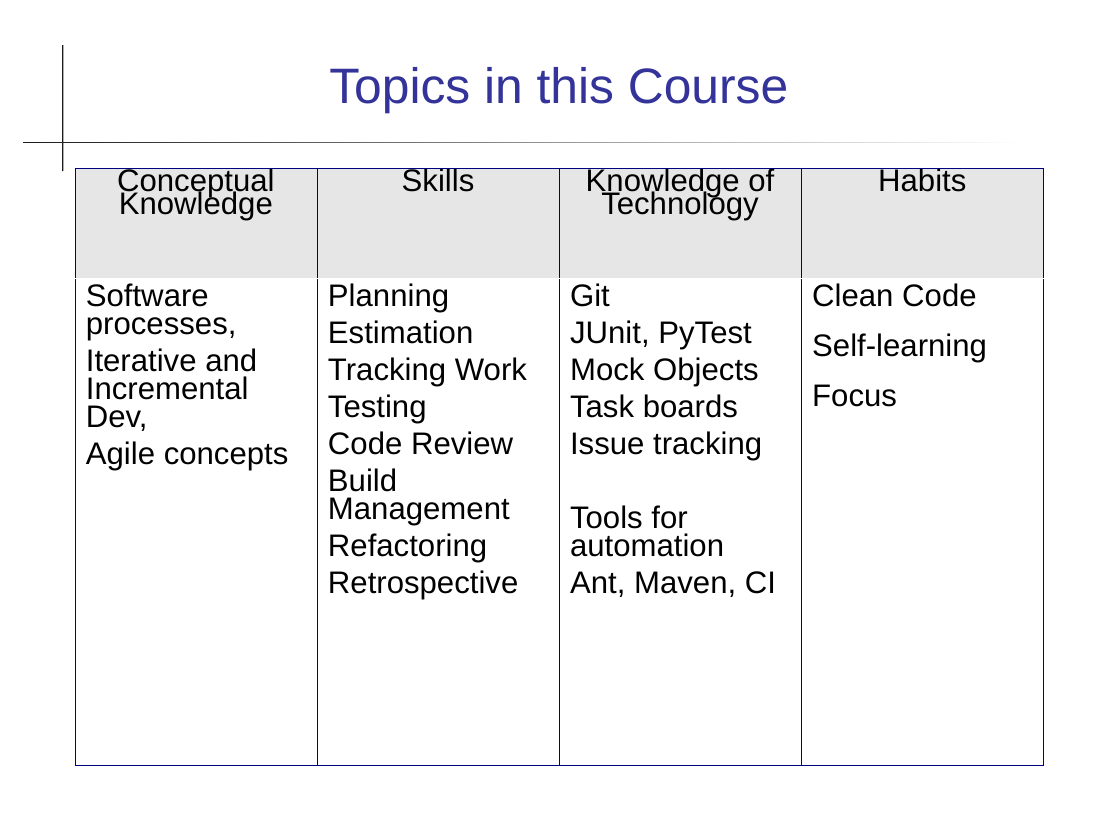
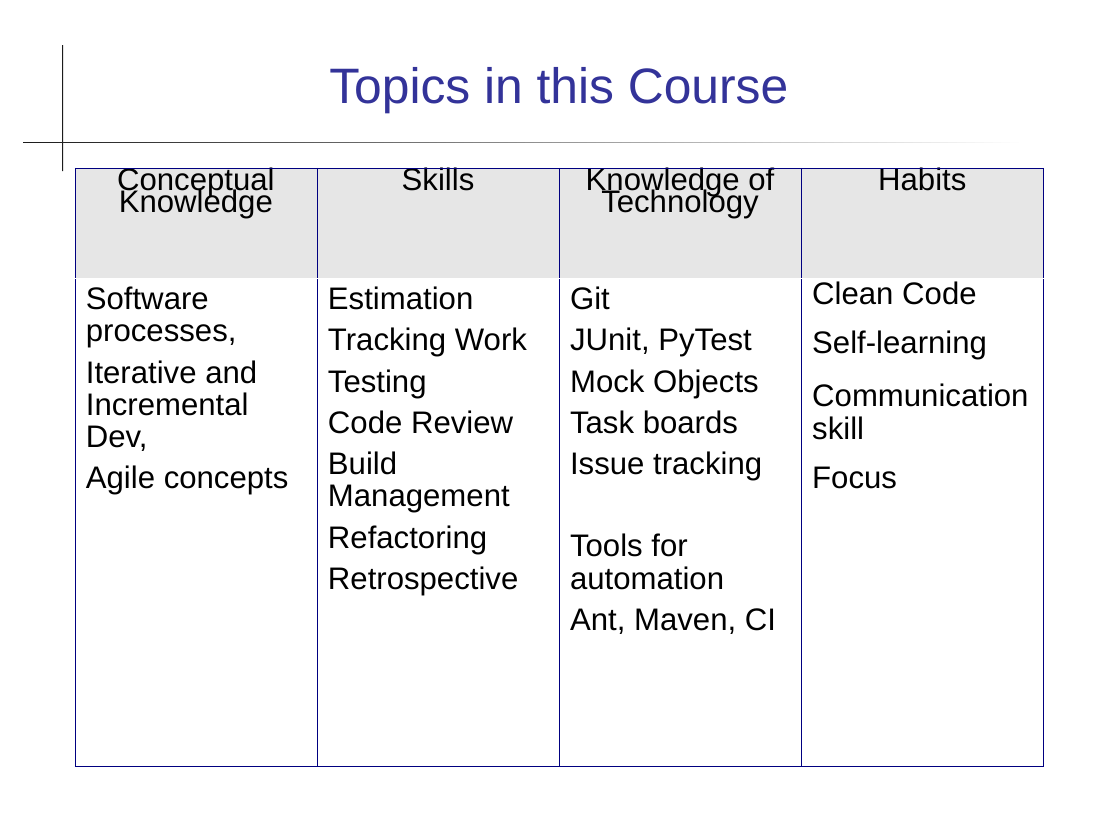
Before and after one commit to cpske/ISP, a slide deck: slide 4 of intro/Introduction-to-Course.ppt. Drawn at 1120x840 pixels with LibreOffice and Linux fonts; fonts in the diff are those of the drawing. Boxes give left, top, right and bottom in pixels: in the first picture for what was removed or moved away, otherwise in the second. Text is boxed around its words. In the diff, an @@ line names an element or a change of style, - is before the commit and + after.

Commit message:
Update intro to course

```diff
--- a/intro/Introduction-to-Course.ppt
+++ b/intro/Introduction-to-Course.ppt
@@ table at bbox=[75, 168, 1043, 766] @@
-row 2, column 2: Planning / Estimation / Tracking Work / Testing / Code Review / Build Management / Refactoring / Retrospective
+row 2, column 2: Estimation / Tracking Work / Testing / Code Review / Build Management / Refactoring / Retrospective
-row 2, column 4: Clean Code / Self-learning / Focus
+row 2, column 4: Clean Code / Self-learning / Communication skill / Focus
@@ line spacing 0.66 to 0.62 @@
@@ line spacing 0.81 to 0.93 @@
```
Also in this commit, not shown: 5 other slides changed, 11 slides removed, 6 other files.
